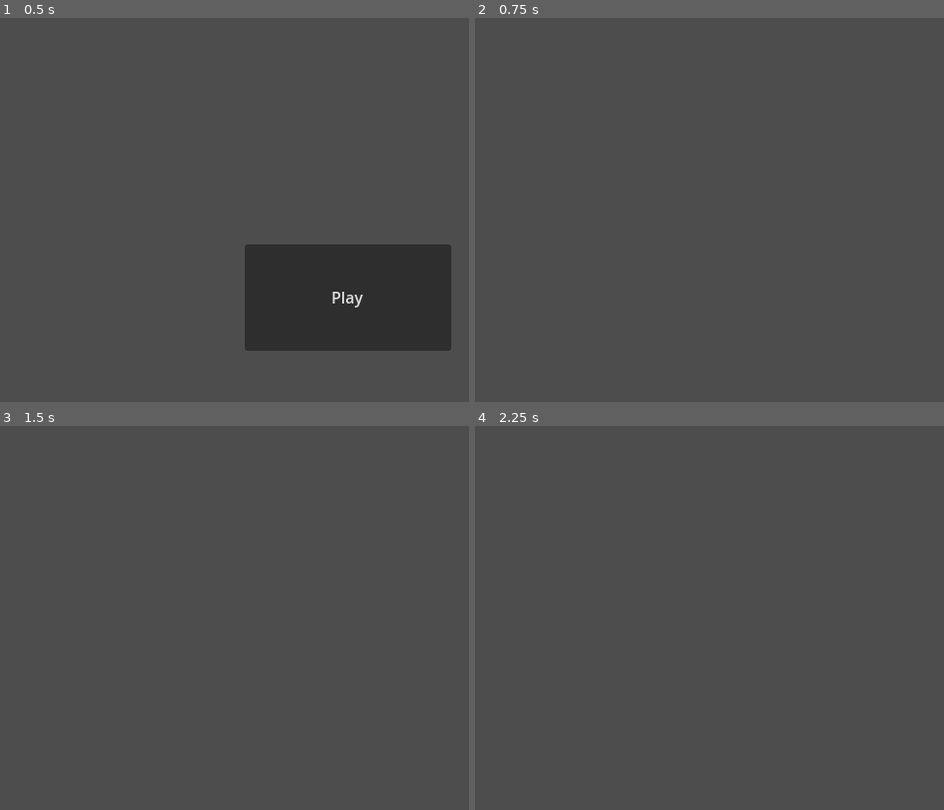
Above: before the commit, frames 1-4 (two rows, left to right).
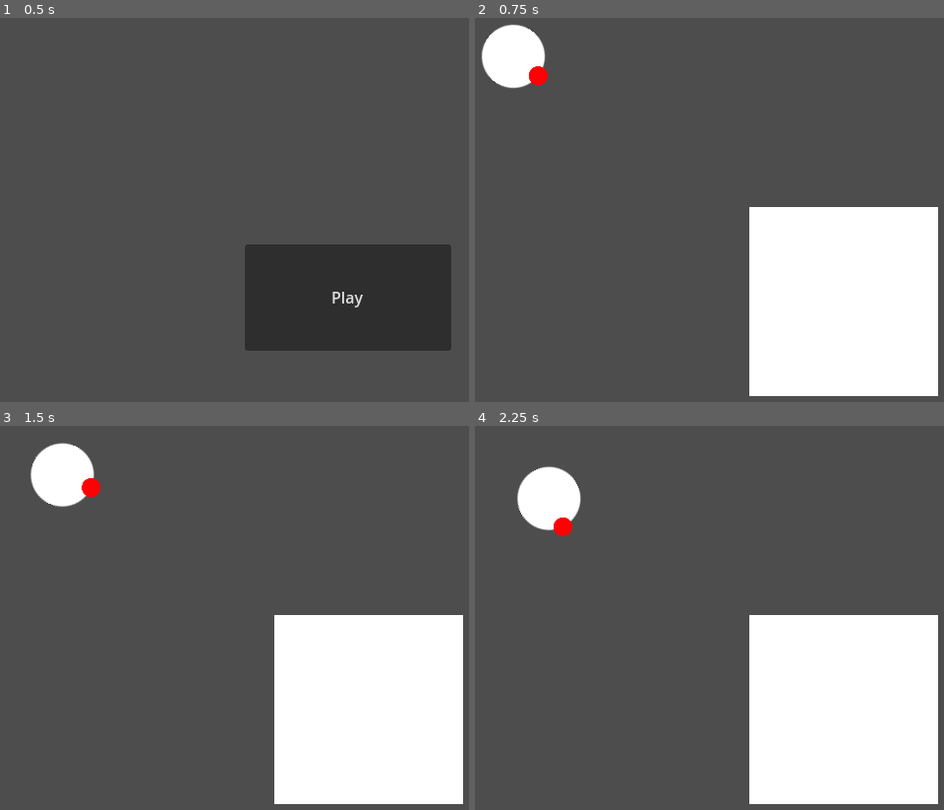
Above: after the commit, the same moments.

Repository: antimundo/rat-and-furrius
Game: Godot game, scene res://scenes/main_menu/main_menu.tscn
The game is run twice, just before and just after one commit, with the same random seed, the same clock (stepped at 60 frames per second) and the same inputs.
Inputs (mouse positions are in pixels of both pictures, inside the frame that each line leads up to):
- Up to frame 1 (0.5 s): no input
- Up to frame 2 (0.75 s): click "Play" at 0.5 s
- Up to frame 3 (1.5 s): tap Enter at 1.25 s; move the mouse to (outside the picture) at 1.27 s; click (outside the picture) at 1.42 s
- Up to frame 4 (2.25 s): tap Space at 2 s; move the mouse to (667, 737) at 2.02 s; click (667, 737) at 2.17 s

Frame 1 is identical in both runs. In frame 2, 22% of the frame differs, in the area x 1-99%, y 1-99%; in frame 3, 22%; in frame 4, 22%, in the area x 9-99%, y 10-99%.

Commit message:
Add basic character movement

Diff:
--- /dev/null
+++ b/assets/sprites/circle.svg
@@ -0,0 +1,51 @@
+<?xml version="1.0" encoding="UTF-8" standalone="no"?>
+<!-- Created with Inkscape (http://www.inkscape.org/) -->
+
+<svg
+   width="64"
+   height="64"
+   viewBox="0 0 16.933333 16.933333"
+   version="1.1"
+   id="svg1"
+   inkscape:export-filename="bitmap.png"
+   inkscape:export-xdpi="96"
+   inkscape:export-ydpi="96"
+   inkscape:version="1.3 (0e150ed6c4, 2023-07-21)"
+   sodipodi:docname="circle.svg"
+   xmlns:inkscape="http://www.inkscape.org/namespaces/inkscape"
+   xmlns:sodipodi="http://sodipodi.sourceforge.net/DTD/sodipodi-0.dtd"
+   xmlns="http://www.w3.org/2000/svg"
+   xmlns:svg="http://www.w3.org/2000/svg">
+  <sodipodi:namedview
+     id="namedview1"
+     pagecolor="#505050"
+     bordercolor="#eeeeee"
+     borderopacity="1"
+     inkscape:showpageshadow="0"
+     inkscape:pageopacity="0"
+     inkscape:pagecheckerboard="0"
+     inkscape:deskcolor="#505050"
+     inkscape:document-units="mm"
+     inkscape:zoom="8.849231"
+     inkscape:cx="18.137169"
+     inkscape:cy="44.297634"
+     inkscape:window-width="1920"
+     inkscape:window-height="1017"
+     inkscape:window-x="-8"
+     inkscape:window-y="-8"
+     inkscape:window-maximized="1"
+     inkscape:current-layer="layer1" />
+  <defs
+     id="defs1" />
+  <g
+     inkscape:label="Layer 1"
+     inkscape:groupmode="layer"
+     id="layer1">
+    <circle
+       style="fill:#ffffff;fill-opacity:1;stroke:none;stroke-width:2;stroke-linecap:round;stroke-linejoin:round"
+       id="path1"
+       cx="8.4666662"
+       cy="8.4666662"
+       r="8.4666662" />
+  </g>
+</svg>
--- /dev/null
+++ b/assets/sprites/square.svg
@@ -0,0 +1,54 @@
+<?xml version="1.0" encoding="UTF-8" standalone="no"?>
+<!-- Created with Inkscape (http://www.inkscape.org/) -->
+
+<svg
+   width="64"
+   height="64"
+   viewBox="0 0 16.933333 16.933333"
+   version="1.1"
+   id="svg1"
+   inkscape:export-filename="bitmap.png"
+   inkscape:export-xdpi="96"
+   inkscape:export-ydpi="96"
+   inkscape:version="1.3 (0e150ed6c4, 2023-07-21)"
+   sodipodi:docname="square.svg"
+   xmlns:inkscape="http://www.inkscape.org/namespaces/inkscape"
+   xmlns:sodipodi="http://sodipodi.sourceforge.net/DTD/sodipodi-0.dtd"
+   xmlns="http://www.w3.org/2000/svg"
+   xmlns:svg="http://www.w3.org/2000/svg">
+  <sodipodi:namedview
+     id="namedview1"
+     pagecolor="#505050"
+     bordercolor="#eeeeee"
+     borderopacity="1"
+     inkscape:showpageshadow="0"
+     inkscape:pageopacity="0"
+     inkscape:pagecheckerboard="0"
+     inkscape:deskcolor="#505050"
+     inkscape:document-units="mm"
+     inkscape:zoom="8.849231"
+     inkscape:cx="18.137169"
+     inkscape:cy="28.364047"
+     inkscape:window-width="1920"
+     inkscape:window-height="1017"
+     inkscape:window-x="-8"
+     inkscape:window-y="-8"
+     inkscape:window-maximized="1"
+     inkscape:current-layer="layer1" />
+  <defs
+     id="defs1" />
+  <g
+     inkscape:label="Layer 1"
+     inkscape:groupmode="layer"
+     id="layer1">
+    <rect
+       style="fill:#ffffff;stroke-width:2;stroke-linecap:round;stroke-linejoin:round"
+       id="rect1"
+       width="16.933332"
+       height="16.933332"
+       x="0"
+       y="0"
+       rx="0"
+       ry="0" />
+  </g>
+</svg>
--- a/scenes/gameplay/level_0.tscn
+++ /dev/null
@@ -1,3 +0,0 @@
-[gd_scene format=3 uid="uid://dnpmbebgrb7ic"]
-
-[node name="level_0" type="Node2D"]
--- /dev/null
+++ b/scenes/gameplay/levels/level_0.tscn
@@ -0,0 +1,22 @@
+[gd_scene load_steps=4 format=3 uid="uid://dnpmbebgrb7ic"]
+
+[ext_resource type="PackedScene" uid="uid://bijr1niobi180" path="res://scenes/gameplay/player.tscn" id="1_b3dob"]
+[ext_resource type="Texture2D" uid="uid://dkcvyxgemb5eo" path="res://assets/sprites/square.svg" id="2_0na1j"]
+
+[sub_resource type="RectangleShape2D" id="RectangleShape2D_asw6l"]
+size = Vector2(64, 64)
+
+[node name="level_0" type="Node2D"]
+
+[node name="Player" parent="." instance=ExtResource("1_b3dob")]
+position = Vector2(85, 55)
+
+[node name="Wall" type="Sprite2D" parent="."]
+position = Vector2(421, 304)
+scale = Vector2(3, 3)
+texture = ExtResource("2_0na1j")
+
+[node name="StaticBody2D" type="StaticBody2D" parent="Wall"]
+
+[node name="CollisionShape2D" type="CollisionShape2D" parent="Wall/StaticBody2D"]
+shape = SubResource("RectangleShape2D_asw6l")
--- /dev/null
+++ b/scenes/gameplay/player.gd
@@ -0,0 +1,14 @@
+extends CharacterBody2D
+
+@export var speed = 400
+
+func get_input():
+	look_at(get_global_mouse_position())
+	if Input.is_mouse_button_pressed(1):
+		velocity = transform.x * speed
+	else:
+		velocity = transform.x * 0
+
+func _physics_process(delta):
+	get_input()
+	move_and_slide()
--- /dev/null
+++ b/scenes/gameplay/player.tscn
@@ -0,0 +1,22 @@
+[gd_scene load_steps=4 format=3 uid="uid://bijr1niobi180"]
+
+[ext_resource type="Script" path="res://scenes/gameplay/player.gd" id="1_qh5oh"]
+[ext_resource type="Texture2D" uid="uid://r28s42mguoxy" path="res://assets/sprites/circle.svg" id="2_nw4bl"]
+
+[sub_resource type="CircleShape2D" id="CircleShape2D_y38pr"]
+radius = 27.2947
+
+[node name="Player" type="CharacterBody2D"]
+script = ExtResource("1_qh5oh")
+
+[node name="CollisionShape2D" type="CollisionShape2D" parent="."]
+shape = SubResource("CircleShape2D_y38pr")
+
+[node name="Sprite2D" type="Sprite2D" parent="."]
+texture = ExtResource("2_nw4bl")
+
+[node name="Sprite2D2" type="Sprite2D" parent="."]
+modulate = Color(1, 0, 0.0156863, 1)
+position = Vector2(32, 0)
+scale = Vector2(0.3, 0.3)
+texture = ExtResource("2_nw4bl")
--- a/scenes/main_menu/main_menu.gd
+++ b/scenes/main_menu/main_menu.gd
@@ -1,7 +1,7 @@
 extends Node
 ## Used in main menu to load the game
 
-@onready var load_scene = load("res://scenes/gameplay/level_0.tscn")
+@onready var load_scene = load("res://scenes/gameplay/levels/level_0.tscn")
 
 func _on_button_pressed():
 	var this_scene = load_scene.instantiate()
Not shown, added: assets/sprites/circle.svg.import
Not shown, added: assets/sprites/square.svg.import
